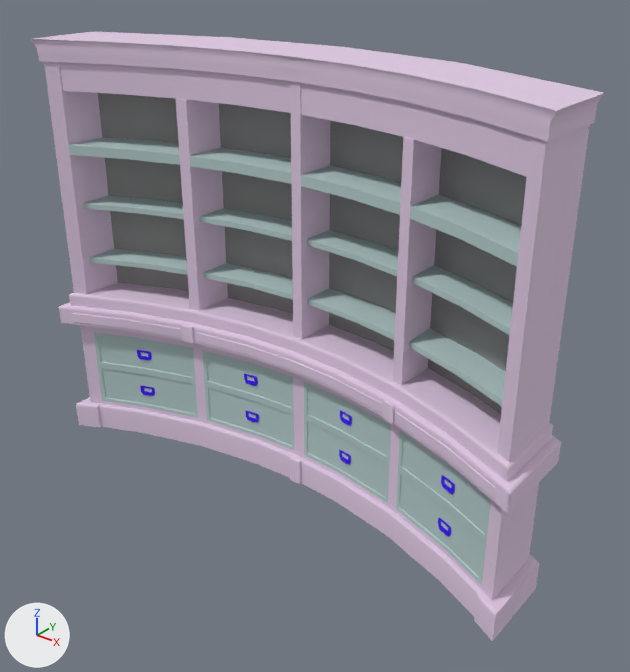
The FBX model Projet-WYE/Assets/3D_Assets/Models/N_Bibliothèque.fbx as it was, and as the next commit left it.
Camera for both pictures: a 50 mm camera at (2.14, -3.78, 3.16) aimed at (-0.59, -0.37, 1.04). Arrows for +X, +Y and +Z are at lower left; the lights stay in place. Where no turn or scale is listed for an object, it has been applied to the vertices.
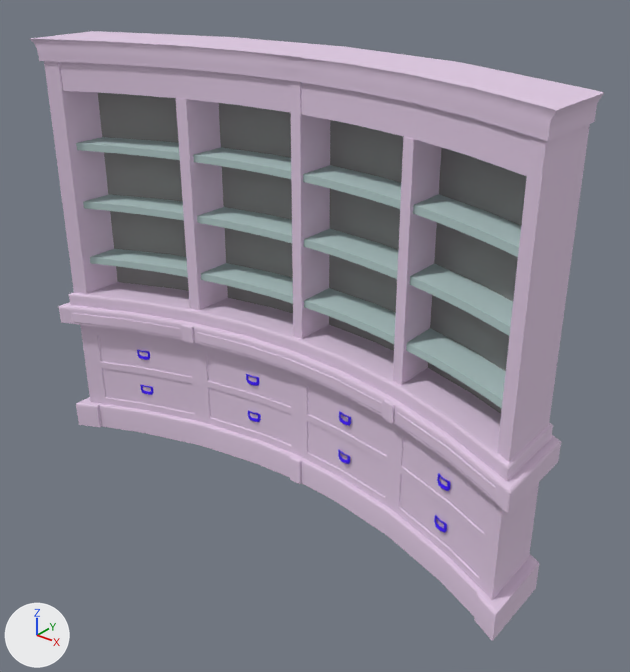
Edits to the bpy script that builds the scene:
```text
Change me_mesh:
    used by ob_box001; location = (0.0, 0.0, 0.0)
    remove me_mesh.from_pydata(...)  # 2531 vertices, 4930 faces; spans x -2.34..0.85, y -0.81..0.09, z 0.0..2.52
    add me_mesh.from_pydata(...)  # 4917 vertices, 9598 faces; spans x -2.34..0.85, y -0.81..0.09, z 0.0..2.52
    me_mesh part 1: a new loose piece of 88 vertices spanning x -2.22..0.72, y -0.64..-0.03, z 1.16..1.2, in mat_bois (light grey #b3cac9)
    me_mesh part 2: a new loose piece of 88 vertices spanning x -2.22..0.72, y -0.64..-0.03, z 1.52..1.56, in mat_bois (light grey #b3cac9)
    me_mesh part 3: a new loose piece of 88 vertices spanning x -2.22..0.72, y -0.64..-0.03, z 1.88..1.92, in mat_bois (light grey #b3cac9)
    me_mesh part 4: 92 vertices moved from x -1.15..-0.33, y -0.36..-0.34, z 0.29..0.61 to x -1.13..-0.33, y -0.36..-0.34, z 0.29..0.61; 396 vertices removed from x -2.19..0.71, y -0.63..-0.28, z 0.16..1.92; 1424 vertices added at x -1.14..-0.33, y -0.38..-0.34, z 0.29..0.61
    me_mesh part 5: 42 vertices moved from x 0.35..0.42, y -0.56..-0.52, z 0.29..0.61 to x 0.35..0.42, y -0.56..-0.53, z 0.29..0.61; 224 vertices removed from x 0.35..0.7, y -0.69..-0.52, z 0.16..0.61; 771 vertices added at x 0.33..0.42, y -0.56..-0.52, z 0.29..0.61
    me_mesh part 6: 67 vertices moved from x -1.91..-1.82, y -0.56..-0.52, z 0.29..0.6 to x -1.91..-1.82, y -0.55..-0.52, z 0.29..0.6; 71 vertices removed from x -2.18..-1.82, y -0.69..-0.52, z 0.16..0.61; 618 vertices added at x -1.92..-1.82, y -0.55..-0.52, z 0.29..0.61
    me_mesh part 7: 224 faces spanning x -2.18..0.7, y -0.67..-0.33, z 0.19..0.7 switch from mat_bois (light grey #b3cac9) to mat_peinture (light grey #e0cae4)
Change ob_box001:
    ob_box001.location: (0.0, 0.0, 0.0) -> (0.0, 0.0, 0.002)
```

Boxes (x1, y1, x2, y2) around the edits, measured in the pictures (630 x 672 px):
'Box001', reshaped, moved
    before: (30, 32, 604, 641)
    after: (30, 31, 604, 641)
part 1 of me_mesh, added
    after: (90, 249, 506, 409)
part 2 of me_mesh, added
    after: (83, 194, 513, 336)
part 3 of me_mesh, added
    after: (76, 137, 521, 257)
part 4 of me_mesh, built on
    before: (69, 137, 521, 479)
    after: (246, 374, 351, 464)
part 5 of me_mesh, built on
    before: (438, 475, 480, 593)
    after: (434, 473, 450, 533)
part 6 of me_mesh, built on
    before: (99, 350, 155, 412)
    after: (137, 350, 154, 395)
part 7 of me_mesh, recoloured
    both: (94, 332, 491, 585)
